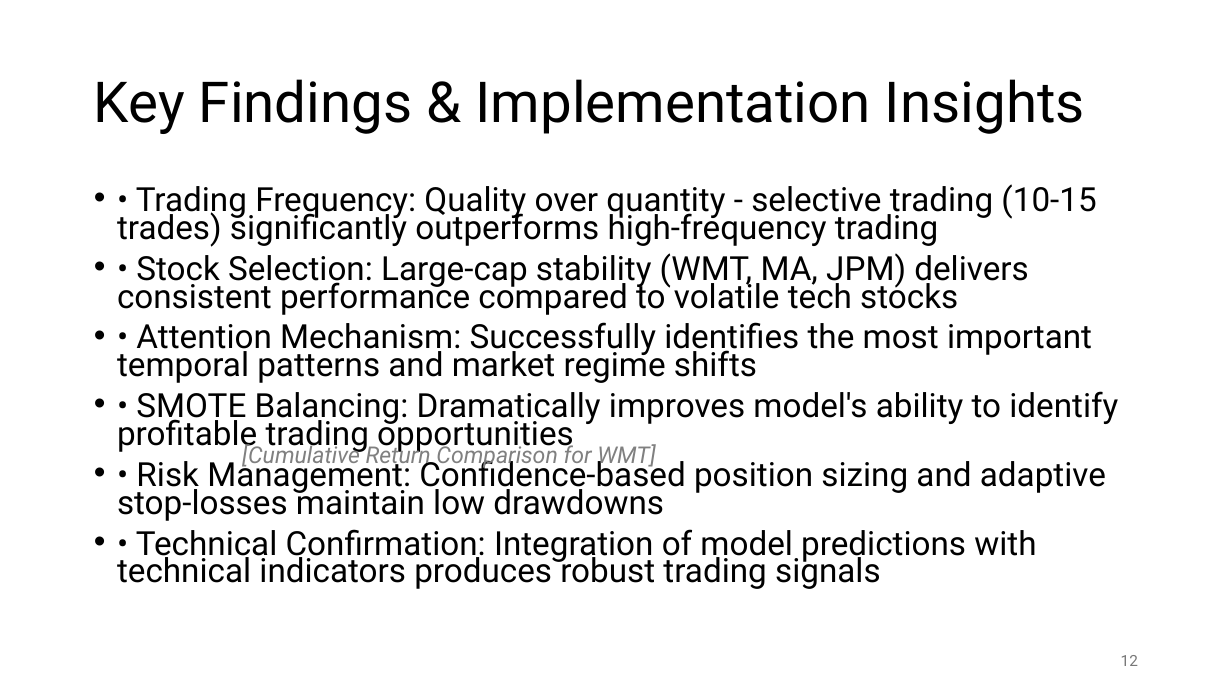
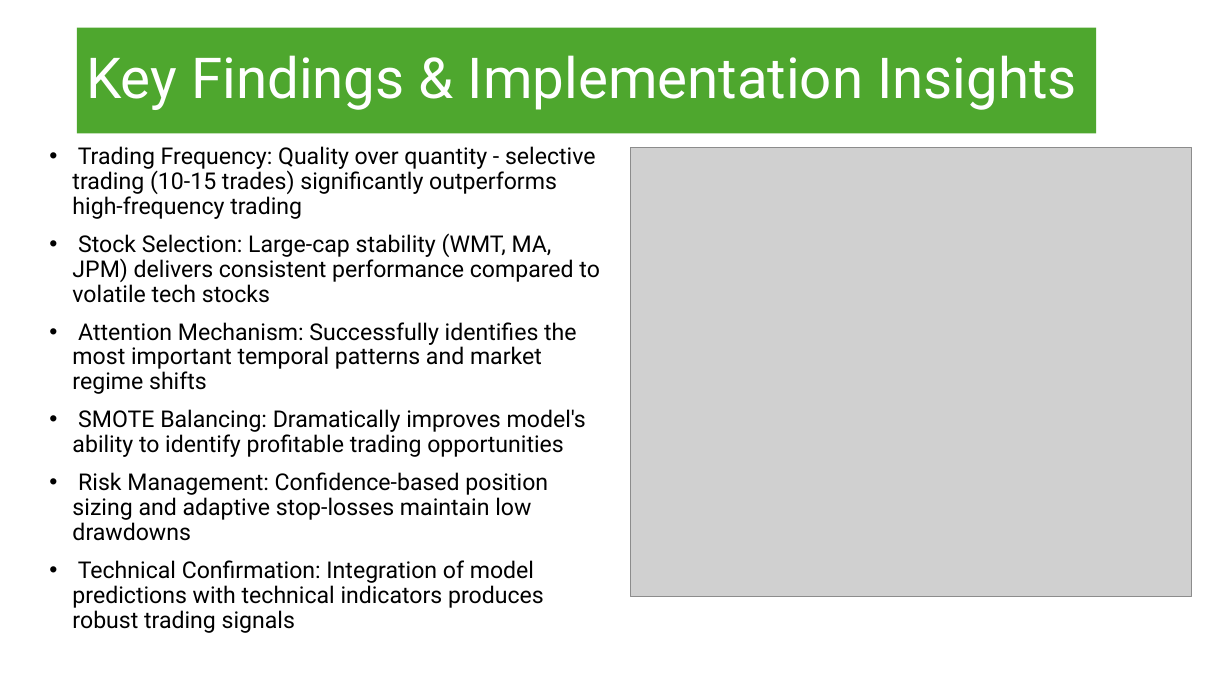
Before and after one commit to BiniamD/Class, a slide deck: slide 13 of SPRING -2025/ADTA 5900 - Advanced Data Analytics Capstone/Deep_Learning_Trading_Signal_Generation.pptx (slide 12 before the commit). Drawn at 1232x693 pixels with LibreOffice and Linux fonts; fonts in the diff are those of the drawing; grey boxes stand for pictures. Boxes give left, top, right and bottom in pixels: in the first picture for what was removed or moved away, otherwise in the second. Text is boxed around its words. In the diff, an @@ line names an element or a change of style, - is before the commit and + after.

```diff
--- a/SPRING -2025/ADTA 5900 - Advanced Data Analytics Capstone/Deep_Learning_Trading_Signal_Generation.pptx
+++ b/SPRING -2025/ADTA 5900 - Advanced Data Analytics Capstone/Deep_Learning_Trading_Signal_Generation.pptx
@@ title "Key Findings & Implementation Insights": place and size @@
-title "Key Findings & Implementation Insights" at <box>94,79,1085,134</box>
+title "Key Findings & Implementation Insights" at <box>77,28,1096,133</box>
@@ title "Key Findings & Implementation Insights" at <box>77,28,1096,133</box>: text colour #000000 to #FFFFFF; fill none to #4EA72E @@
@@ text "Trading Frequency: Quality over quantity ..." at <box>72,146,600,633</box>: vertical alignment top to middle @@
@@ text at <box>72,146,600,633</box>: text changed; size 25.9 to 18 pt @@
-• • Trading Frequency: Quality over quantity - selective trading (10-15 trades) significantly outperforms high-frequency trading
-• • Stock Selection: Large-cap stability (WMT, MA, JPM) delivers consistent performance compared to volatile tech stocks
-• • Attention Mechanism: Successfully identifies the most important temporal patterns and market regime shifts
-• • SMOTE Balancing: Dramatically improves model's ability to identify profitable trading opportunities
-• • Risk Management: Confidence-based position sizing and adaptive stop-losses maintain low drawdowns
-• • Technical Confirmation: Integration of model predictions with technical indicators produces robust trading signals
+• Trading Frequency: Quality over quantity - selective trading (10-15 trades) significantly outperforms high-frequency trading
+• Stock Selection: Large-cap stability (WMT, MA, JPM) delivers consistent performance compared to volatile tech stocks
+• Attention Mechanism: Successfully identifies the most important temporal patterns and market regime shifts
+• SMOTE Balancing: Dramatically improves model's ability to identify profitable trading opportunities
+• Risk Management: Confidence-based position sizing and adaptive stop-losses maintain low drawdowns
+• Technical Confirmation: Integration of model predictions with technical indicators produces robust trading signals
@@ picture added at <box>630,147,1192,597</box> @@
@@ text removed at <box>242,443,655,469</box> @@
-[Cumulative Return Comparison for WMT]
@@ page number removed at <box>1121,655,1138,666</box> @@
-12
```
Also in this commit, not shown: 16 other slides changed, 1 slide added, 1 other file.
